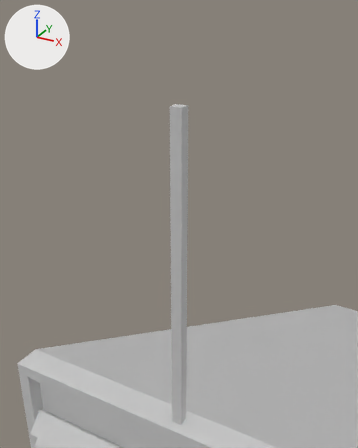
The FBX model Project/Assets/Models/IceStaionEntrance.FBX as it was, and as the next commit left it.
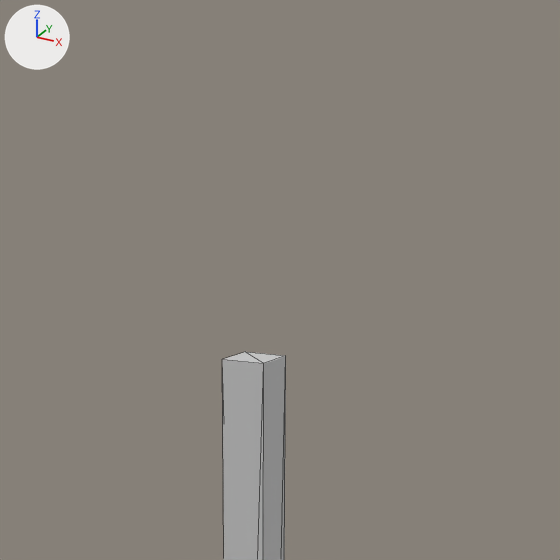
Old and new are each drawn from a camera (50 mm lens) standing at (-19.31, -22.44, 15.25) and looking at (-20.85, -19.64, 13.85) and again close up on the part from 29% to 75% of the width and 0% to 37% of the height. Every picture has the same lights, and +X, +Y and +Z are marked at upper left. The close-ups show mesh edges as thin lines. Where no turn or scale is listed for an object, it has been applied to the vertices.

Names of what the first close-up shows: 'IceStation_Entrance'.
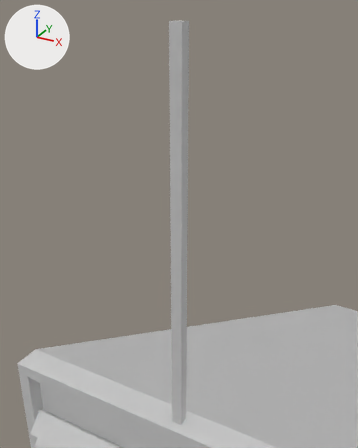
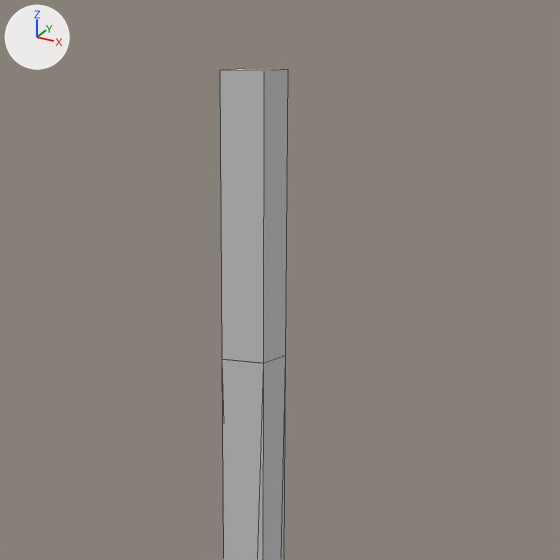
Location of each change, [x1, y1, x2, y2] in pixels of the close-ups (560 x 560 px):
'IceStation_Beacon', added: after [220, 69, 288, 363]

The change in detail:
Mesh me_icestation_beacon_ncl1_1 is new.
It is a box spanning x -0.05..0.05, y -10.753..-10.653, z 14.586..15.156.
It uses material mat_environmenttexture (its picture is missing).
Object 'IceStation_Beacon' (ob_icestation_beacon) is new; it shows me_icestation_beacon_ncl1_1.
Its location is (-21.069, -8.543, 0.0).
